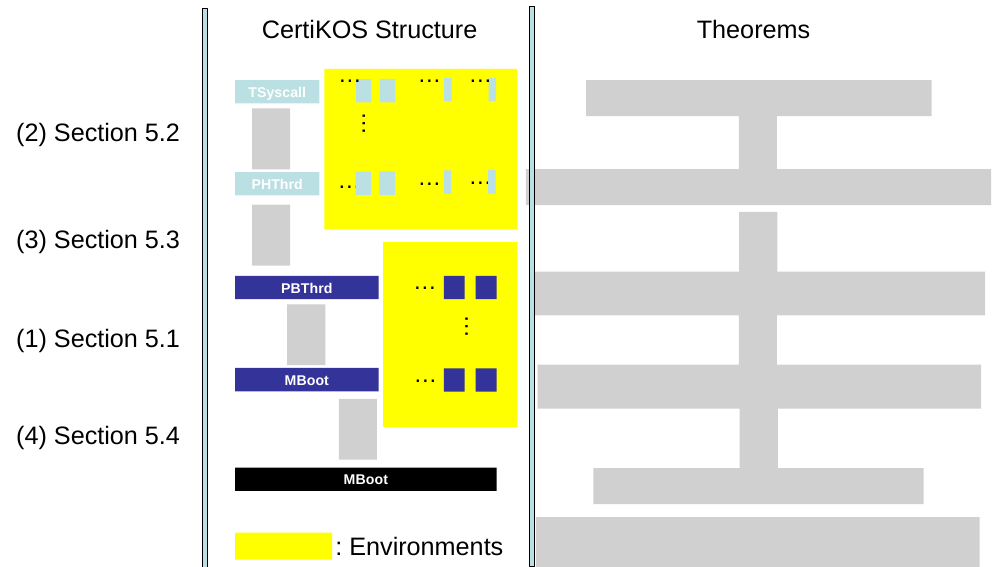
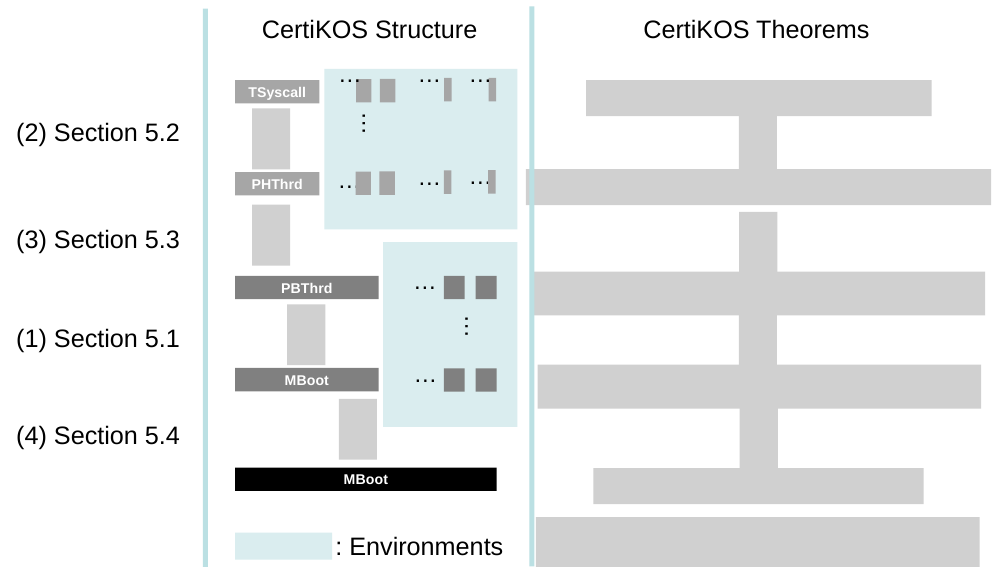
Before and after one commit to jieungkim/phd_thesis, a slide deck: slide 1 of figs/certikos/concurrent_linking.pptx. Drawn at 1008x567 pixels with LibreOffice and Linux fonts; fonts in the diff are those of the drawing; grey boxes stand for pictures. Boxes give left, top, right and bottom in pixels: in the first picture for what was removed or moved away, otherwise in the second. Text is boxed around its words. In the diff, an @@ line names an element or a change of style, - is before the commit and + after.

```diff
--- a/figs/certikos/concurrent_linking.pptx
+++ b/figs/certikos/concurrent_linking.pptx
@@ rectangle at (x1=203, y1=9, x2=208, y2=567): outline #000000 0.75 pt to none @@
@@ rectangle at (x1=529, y1=6, x2=534, y2=566): outline #000000 0.75 pt to none @@
@@ text at (x1=643, y1=19, x2=869, y2=39): text changed @@
-Theorems
+CertiKOS Theorems
@@ fill #BBE0E3 to #A6A6A6 in 10 elements at (x1=235, y1=81, x2=319, y2=104), (x1=235, y1=172, x2=319, y2=196), (x1=356, y1=171, x2=371, y2=195), (x1=379, y1=171, x2=394, y2=195), (x1=356, y1=79, x2=371, y2=102), (x1=380, y1=79, x2=395, y2=102), (x1=444, y1=170, x2=451, y2=194), (x1=445, y1=78, x2=452, y2=101), (x1=488, y1=170, x2=495, y2=194), (x1=489, y1=78, x2=496, y2=101) @@
@@ fill #333399 to #808080 in 6 elements at (x1=235, y1=276, x2=378, y2=299), (x1=235, y1=368, x2=378, y2=391), (x1=444, y1=368, x2=465, y2=391), (x1=476, y1=368, x2=497, y2=391), (x1=444, y1=276, x2=465, y2=299), (x1=476, y1=276, x2=497, y2=299) @@
@@ fill #FFFF00 to #DAEDEF in 3 elements at (x1=383, y1=242, x2=517, y2=426), (x1=325, y1=69, x2=518, y2=229), (x1=235, y1=532, x2=332, y2=559) @@
```
Also in this commit, not shown: 27 other files.
